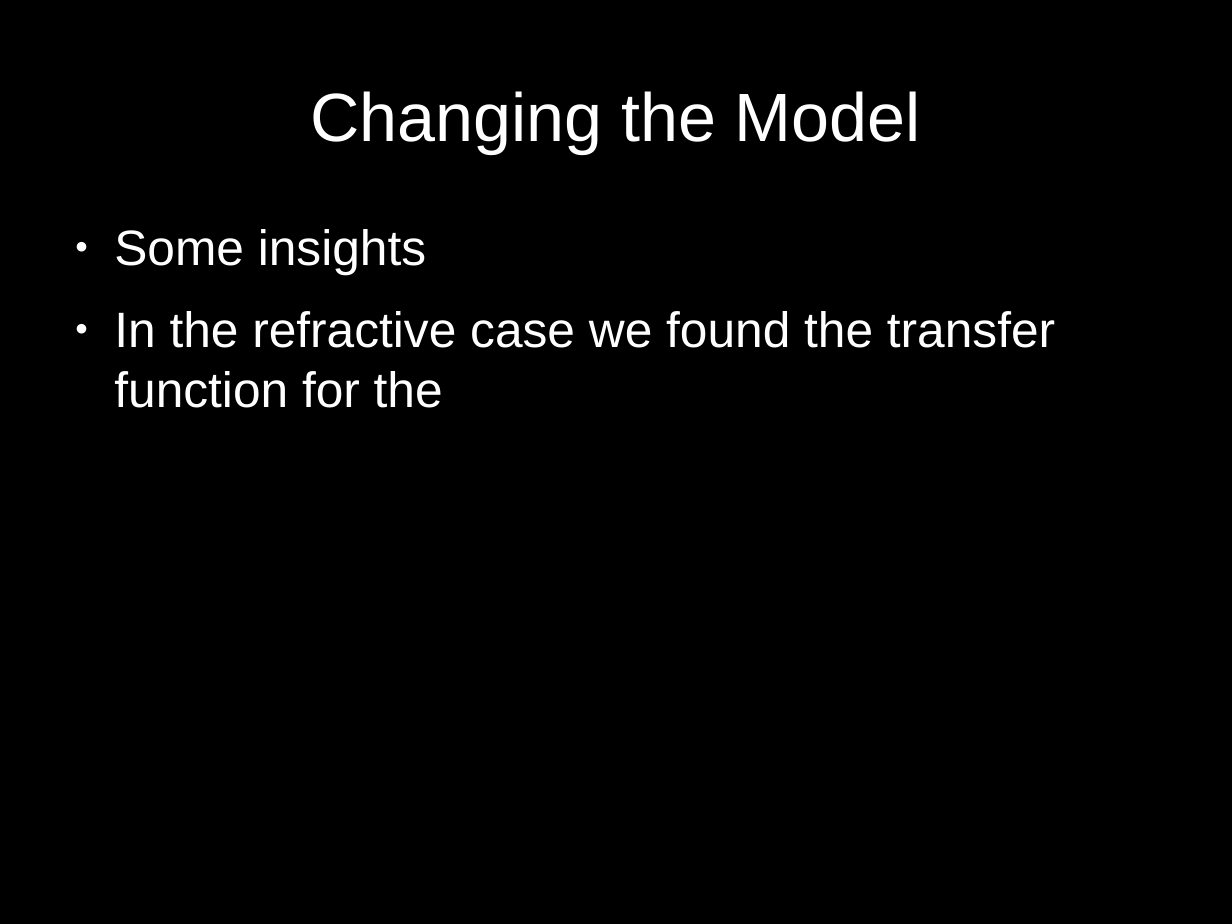
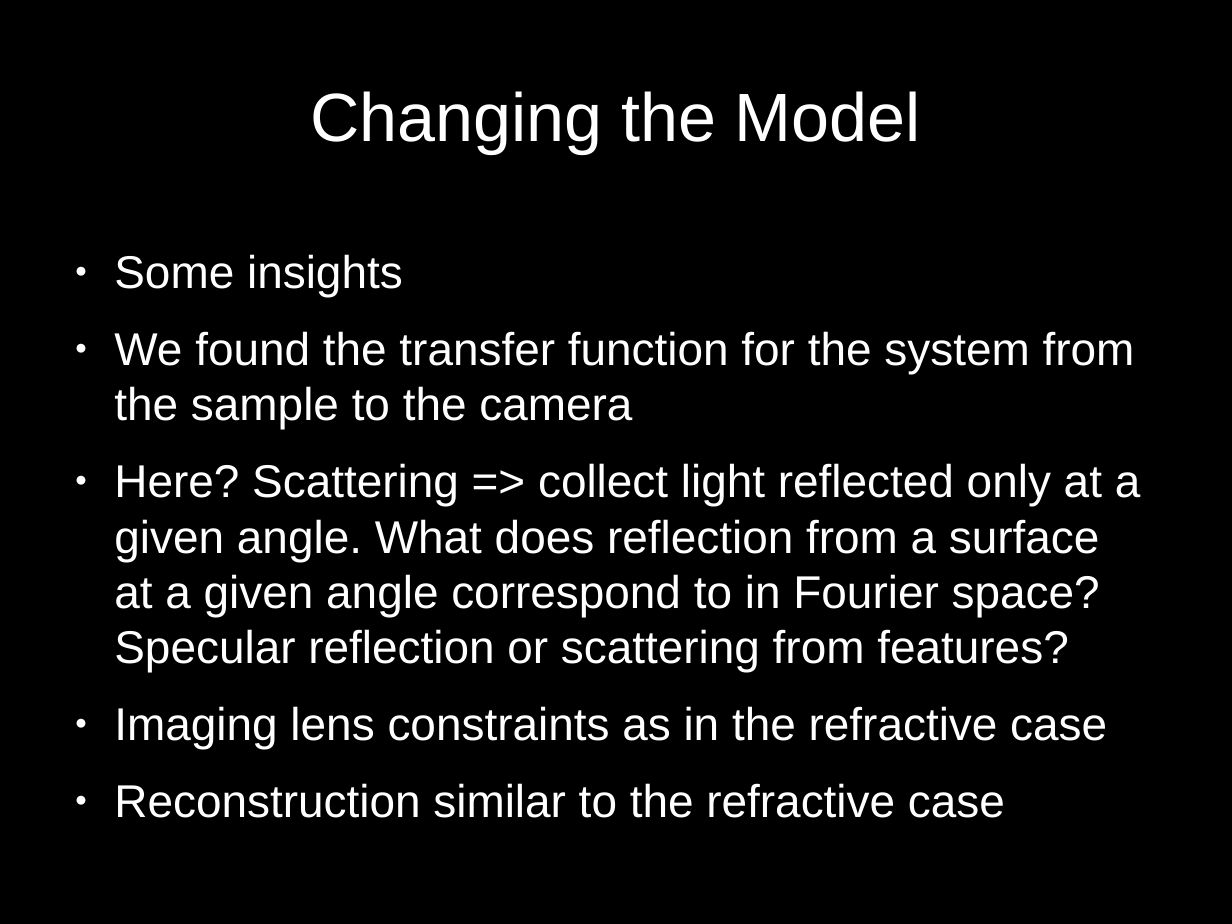
Before and after one commit to alankarkotwal/lvp-imaging, a slide deck: slide 7 of design/1 Approach.odp. Drawn at 1232x924 pixels with LibreOffice and Linux fonts; fonts in the diff are those of the drawing. Boxes give left, top, right and bottom in pixels: in the first picture for what was removed or moved away, otherwise in the second. Text is boxed around its words. In the diff, an @@ line names an element or a change of style, - is before the commit and + after.

```diff
--- a/design/1 Approach.odp
+++ b/design/1 Approach.odp
@@ text "Some insights": place and size @@
-text "Some insights" at [114, 229, 1055, 408]
+text "Some insights" at [114, 254, 1141, 818]
@@ text at [114, 254, 403, 297]: size 32 to 29.6 pt in "Some insights" @@
@@ text at [114, 331, 1141, 818]: text changed; size 32 to 29.6 pt @@
-● In the refractive case we found the transfer function for the
+● We found the transfer function for the system from the sample to the camera
+● Here? Scattering => collect light reflected only at a given angle. What does reflection from a surface at a given angle correspond to in Fourier space? Specular reflection or scattering from features?
+● Imaging lens constraints as in the refractive case
+● Reconstruction similar to the refractive case
```
Also in this commit, not shown: 2 other slides changed, 1 other file.
